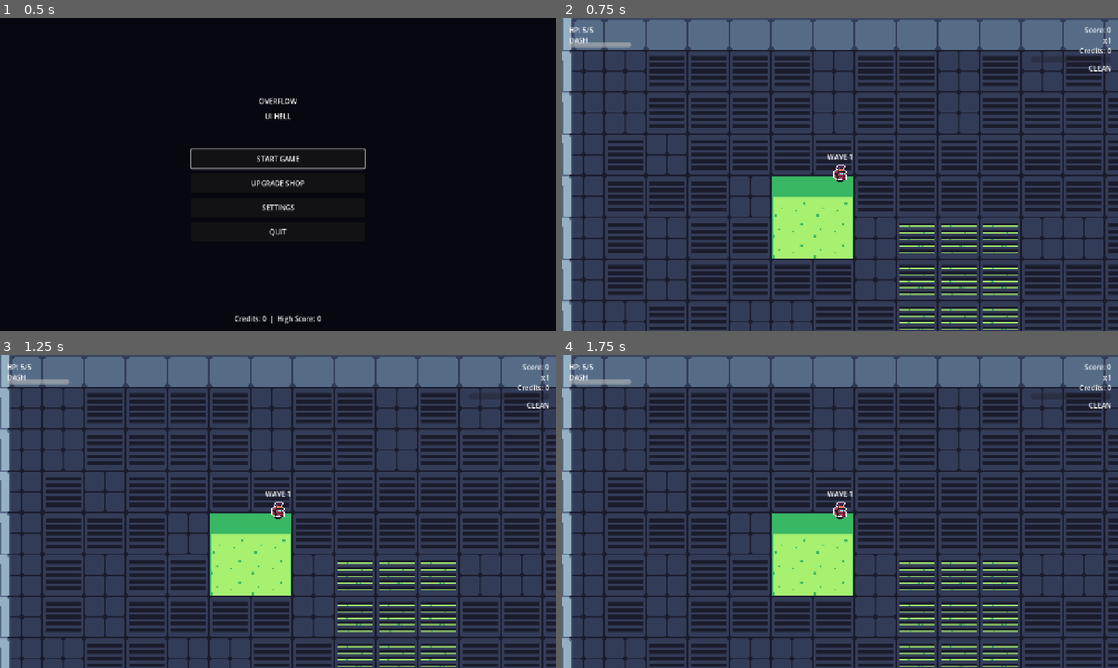
Above: before the commit, frames 1-4 (two rows, left to right).
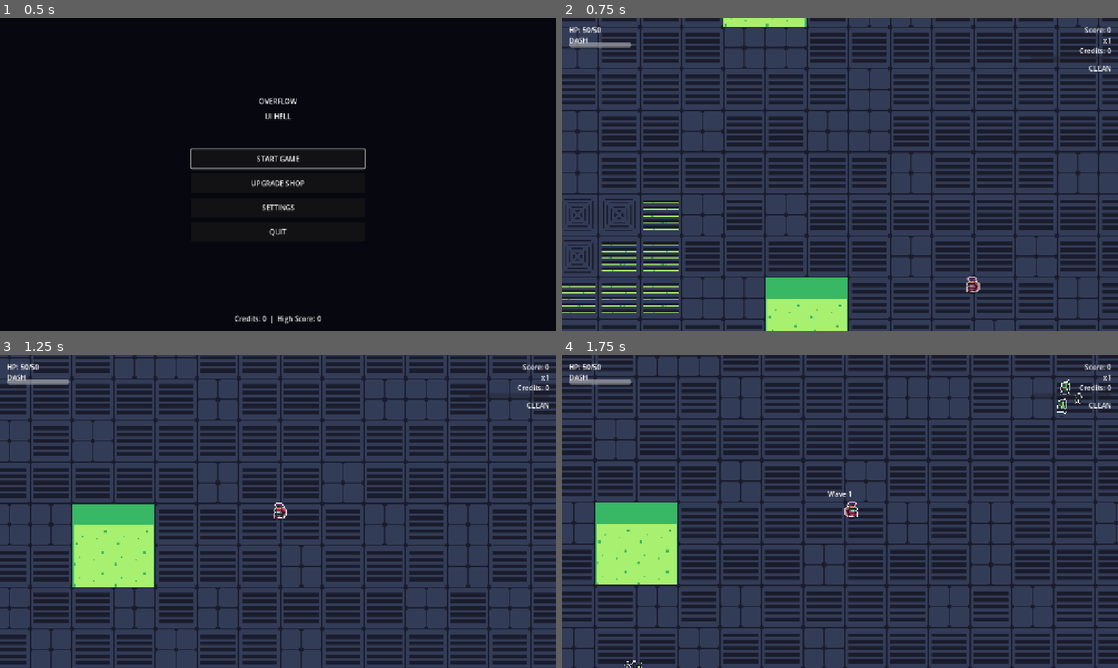
Above: after the commit, the same moments.

Repository: Gubari/ScreenRot
Game: Godot game, scene res://scenes/menus/main_menu.tscn
The game is run twice, just before and just after one commit, with the same random seed, the same clock (stepped at 60 frames per second) and the same inputs.
Inputs (mouse positions are in pixels of both pictures, inside the frame that each line leads up to):
- Up to frame 1 (0.5 s): no input
- Up to frame 2 (0.75 s): click "START GAME" at 0.5 s
- Up to frame 3 (1.25 s): no input
- Up to frame 4 (1.75 s): move the mouse to (962, 495) at 1.27 s; hold D (move_right) from 1.28 s (still down); tap Space (defrag) at 1.35 s

Frame 1 is identical in both runs. In frame 2, 63% of the frame differs, in the area x 0-100%, y 0-100%; in frame 3, 58%; in frame 4, 68%.
Error before the commit: Parse Error: Function "handle_defrag()" not found in base self. (res://scripts/player/player.gd:78)

Commit message:
Popravljeni bugovi posle merge konflikta

Diff:
--- a/scripts/effects/debris_overlay.gd
+++ b/scripts/effects/debris_overlay.gd
@@ -41,6 +41,7 @@
 		q.append(Vector2i(x, y + 1))
 
 func _ready() -> void:
+	add_to_group("debris_overlay")
 	_init_coverage_tracker()
 	# Load at runtime so missing imports don't prevent scene loading.
 	var tex := load(glitch_anim_texture_path)
--- a/scripts/effects/defrag_pickup.gd
+++ b/scripts/effects/defrag_pickup.gd
@@ -28,5 +28,9 @@
 func _on_body_entered(body: Node2D) -> void:
 	if body.is_in_group("player"):
 		collected.emit()
+		# Clear debris on the overlay
+		var overlay = get_tree().get_first_node_in_group("debris_overlay")
+		if overlay and overlay.has_method("defrag_clear"):
+			overlay.defrag_clear(defrag_percent)
 		AudioManager.play_sfx("defrag")
 		queue_free()
--- a/scripts/enemies/enemy_base.gd
+++ b/scripts/enemies/enemy_base.gd
@@ -134,8 +134,6 @@
 
 	var dir := get_nav_direction()
 	var desired_velocity := dir * move_speed
-	if OS.is_debug_build():
-		queue_redraw()
 	if nav_agent and nav_agent.avoidance_enabled:
 		nav_agent.set_velocity(desired_velocity)
 	else:
@@ -144,14 +142,6 @@
 func _on_velocity_computed(safe_velocity: Vector2) -> void:
 	velocity = safe_velocity
 
-func _draw() -> void:
-	if not nav_agent or not OS.is_debug_build():
-		return
-	# Draw path
-	var path := nav_agent.get_current_navigation_path()
-	var current_idx := nav_agent.get_current_navigation_path_index()
-	for i in range(current_idx, path.size() - 1):
-		draw_line(path[i] - global_position, path[i + 1] - global_position, Color.YELLOW, 2.0)
 
 func take_damage(amount: int) -> void:
 	current_hp -= amount
--- a/scripts/managers/game_manager.gd
+++ b/scripts/managers/game_manager.gd
@@ -36,7 +36,6 @@
 # Boss tracking
 var _active_boss: BossBase = null
 var _fragment_scene: PackedScene = preload("res://scenes/effects/screen_fragment.tscn")
-var _defrag_pickup_scene: PackedScene = preload("res://scenes/effects/defrag_pickup.tscn")
 
 func _ready() -> void:
 	# Generate dungeon map first
--- a/scripts/player/player.gd
+++ b/scripts/player/player.gd
@@ -75,7 +75,6 @@
 	handle_rotation()
 	handle_shooting(delta)
 	update_animation_state()
-	handle_defrag(delta)
 	handle_invincibility(delta)
 	move_and_slide()
 	clamp_to_arena()
